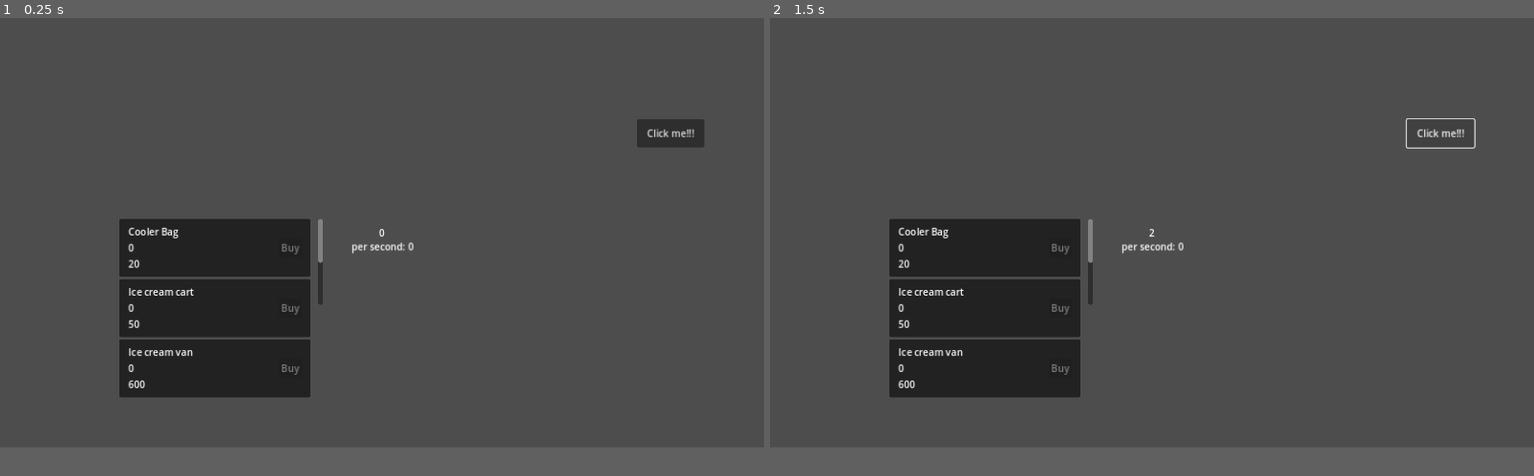
Above: before the commit, frames 1-2 (left to right).
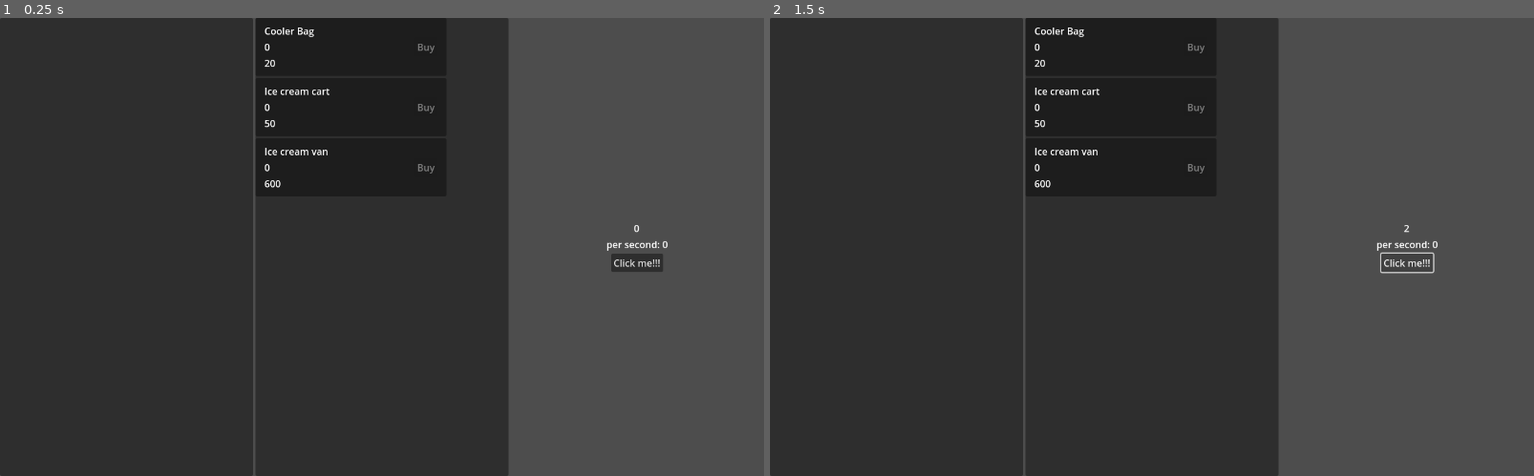
Above: after the commit, the same moments.

Repository: O-39889/tmic
Game: Godot game, scene res://scenes/Main.tscn
The game is run twice, just before and just after one commit, with the same random seed, the same clock (stepped at 60 frames per second) and the same inputs.
Inputs:
- Up to frame 1 (0.25 s): no input
- Up to frame 2 (1.5 s): click "Click me!!!" at 0.5 s; click "Click me!!!" at 1.25 s
In our replay, the window is 800x450 before the commit and 800x480 after it. These sizes can differ from the game's own. Grey fills any space a smaller window leaves; there, only what the larger window draws over its background counts as a difference.

The runs differ from the first frame. In frame 1, 56% of the frame differs, in the area x 0-100%, y 0-100%; in frame 2, 55%.

Commit message:
Adjust the layout a bittle lit

Diff:
--- a/project.godot
+++ b/project.godot
@@ -25,8 +25,7 @@
 window/size/viewport_width=1280
 window/size/viewport_height=720
 window/size/mode=2
-window/stretch/mode="canvas_items"
-window/stretch/aspect="ignore"
+window/stretch/aspect="expand"
 
 [physics]
 
--- a/scenes/Main.tscn
+++ b/scenes/Main.tscn
@@ -4,65 +4,62 @@
 
 [node name="Main" type="Control"]
 layout_mode = 3
-anchors_preset = 0
-offset_right = 1280.0
-offset_bottom = 720.0
+anchors_preset = 15
+anchor_right = 1.0
+anchor_bottom = 1.0
+grow_horizontal = 2
+grow_vertical = 2
 script = ExtResource("1_exypd")
 
-[node name="TestLbl" type="Label" parent="."]
+[node name="ThreeContainer" type="HBoxContainer" parent="."]
 layout_mode = 1
-anchors_preset = 8
-anchor_left = 0.5
-anchor_top = 0.5
-anchor_right = 0.5
-anchor_bottom = 0.5
-offset_left = -0.5
-offset_top = -11.5
-offset_right = 0.5
-offset_bottom = 11.5
+anchors_preset = 15
+anchor_right = 1.0
+anchor_bottom = 1.0
 grow_horizontal = 2
 grow_vertical = 2
+alignment = 1
 
-[node name="PerSecLbl" type="Label" parent="."]
-layout_mode = 1
-anchors_preset = 8
-anchor_left = 0.5
-anchor_top = 0.5
-anchor_right = 0.5
-anchor_bottom = 0.5
-offset_left = -0.5
-offset_top = 11.5
-offset_right = 0.5
-offset_bottom = 34.5
-grow_horizontal = 2
-grow_vertical = 2
-text = "per second:"
+[node name="PanelContainer" type="PanelContainer" parent="ThreeContainer"]
+layout_mode = 2
+size_flags_horizontal = 3
 
-[node name="Button" type="Button" parent="."]
-layout_mode = 0
-offset_left = 1067.0
-offset_top = 170.0
-offset_right = 1180.0
-offset_bottom = 217.0
-text = "Click me!!!"
+[node name="PanelContainer2" type="PanelContainer" parent="ThreeContainer"]
+custom_minimum_size = Vector2(320, 0)
+layout_mode = 2
+size_flags_horizontal = 3
 
-[node name="ScrollContainer" type="ScrollContainer" parent="."]
+[node name="ScrollContainer" type="ScrollContainer" parent="ThreeContainer/PanelContainer2"]
 clip_contents = false
-layout_mode = 1
-anchors_preset = 8
-anchor_left = 0.5
-anchor_top = 0.5
-anchor_right = 0.5
-anchor_bottom = 0.5
-offset_left = -440.0
-offset_top = -23.0
-offset_right = -99.0
-offset_bottom = 121.0
-grow_horizontal = 2
-grow_vertical = 2
+layout_mode = 2
 
-[node name="VBoxContainer" type="VBoxContainer" parent="ScrollContainer"]
+[node name="BusinessesList" type="VBoxContainer" parent="ThreeContainer/PanelContainer2/ScrollContainer"]
 custom_minimum_size = Vector2(320, 150)
 layout_mode = 2
 
-[connection signal="pressed" from="Button" to="." method="_on_button_pressed"]
+[node name="CenterContainer" type="CenterContainer" parent="ThreeContainer"]
+layout_mode = 2
+size_flags_horizontal = 3
+
+[node name="VBoxContainer" type="VBoxContainer" parent="ThreeContainer/CenterContainer"]
+layout_mode = 2
+size_flags_horizontal = 3
+
+[node name="BankCounter" type="Label" parent="ThreeContainer/CenterContainer/VBoxContainer"]
+layout_mode = 2
+text = "0"
+horizontal_alignment = 1
+
+[node name="IpsCounter" type="Label" parent="ThreeContainer/CenterContainer/VBoxContainer"]
+layout_mode = 2
+text = "per second:"
+horizontal_alignment = 1
+
+[node name="CenterContainer" type="CenterContainer" parent="ThreeContainer/CenterContainer/VBoxContainer"]
+layout_mode = 2
+
+[node name="ClickMeBtn" type="Button" parent="ThreeContainer/CenterContainer/VBoxContainer/CenterContainer"]
+layout_mode = 2
+text = "Click me!!!"
+
+[connection signal="pressed" from="ThreeContainer/CenterContainer/VBoxContainer/CenterContainer/ClickMeBtn" to="." method="_on_button_pressed"]
--- a/scripts/Main.gd
+++ b/scripts/Main.gd
@@ -11,16 +11,23 @@
 
 @onready var b_control := preload("res://scenes/Business.tscn");
 
+@onready var businesses_list := find_child("BusinessesList");
+@onready var bank_counter := find_child("BankCounter")
+@onready var ips_counter := find_child("IpsCounter");
+
 
 var business_nodes: Dictionary;
 
+
 # Called when the node enters the scene tree for the first time.
 func _ready():
+	get_window().min_size = Vector2i(1024, 768);
 	print("Main scene loaded");
+	# no!! should actually only add the unlocked ones
 	for b in Game.businesses:
 		var b_node := b_control.instantiate();
 		b_node.business = b;
-		$ScrollContainer/VBoxContainer.add_child(b_node);
+		businesses_list.add_child(b_node);
 		business_nodes[b.short_name] = b_node;
 		b_node.business_purchased.connect(_on_business_purchased);
 
@@ -54,11 +61,11 @@
 
 
 func update_counter():
-	$TestLbl.text = Globals.format_num(Game.counter);
+	bank_counter.text = Globals.format_num(Game.counter);
 
 
 func update_ips():
-	$PerSecLbl.text = 'per second: ' + Globals.format_num(Game.ips, 2);
+	ips_counter.text = 'per second: ' + Globals.format_num(Game.ips, 2);
 
 
 func _on_business_purchased(short_name: String, amount: int):
